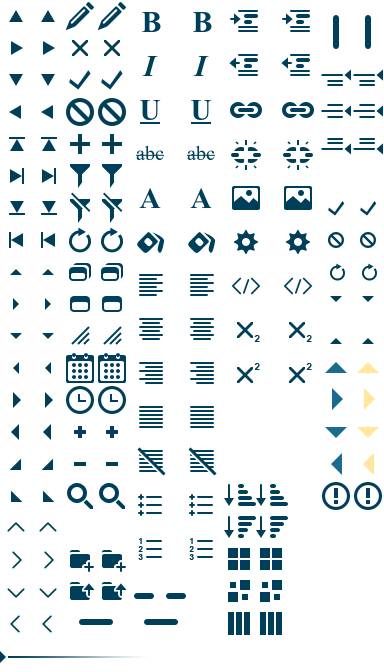
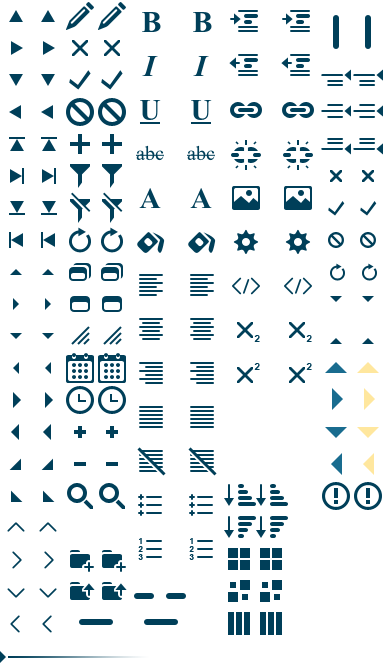
Two versions of the same layered image (384 x 672). Layer-by-layer changes:
painted on "A copy" over [195,203,204,205]
painted on "A" over [144,203,153,205]
added layer "x-small copy" in group "Widgets 2 copy" over [362,170,374,182]
added layer "x-small" in group "Widgets 2" over [330,170,342,182]
